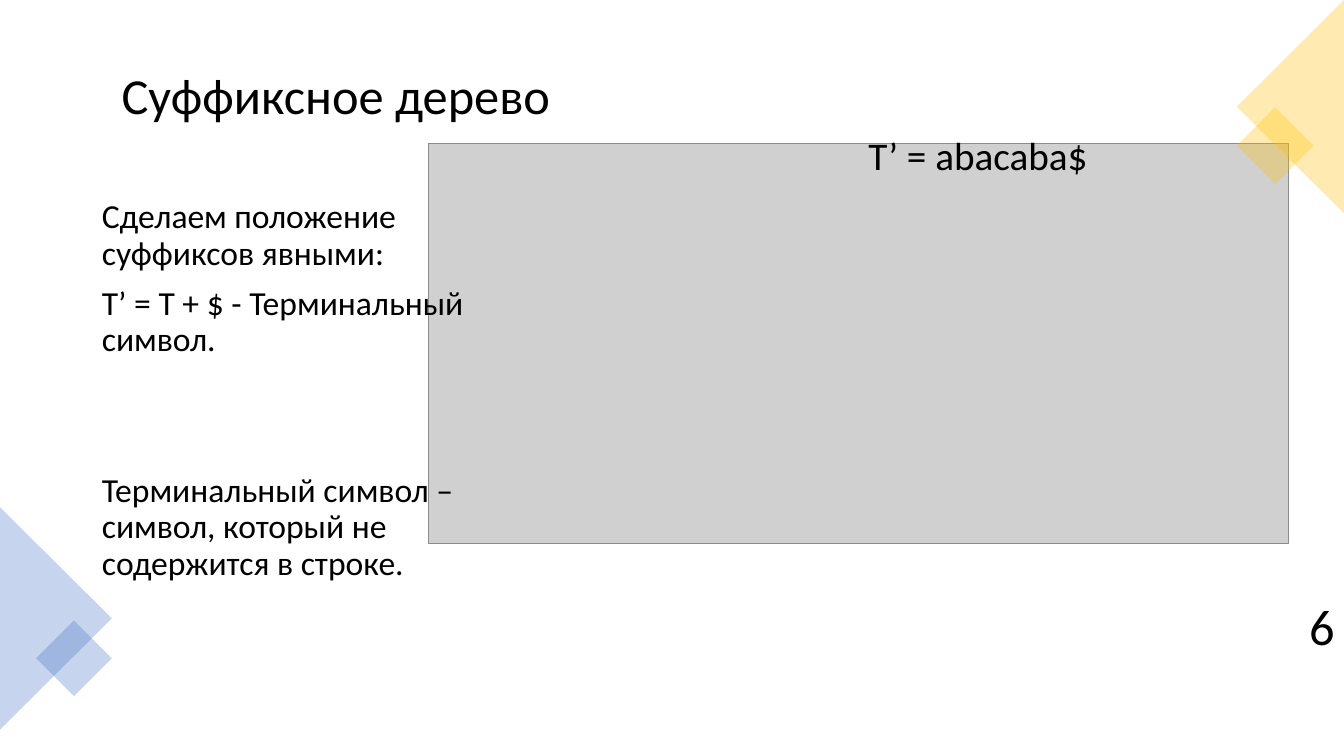
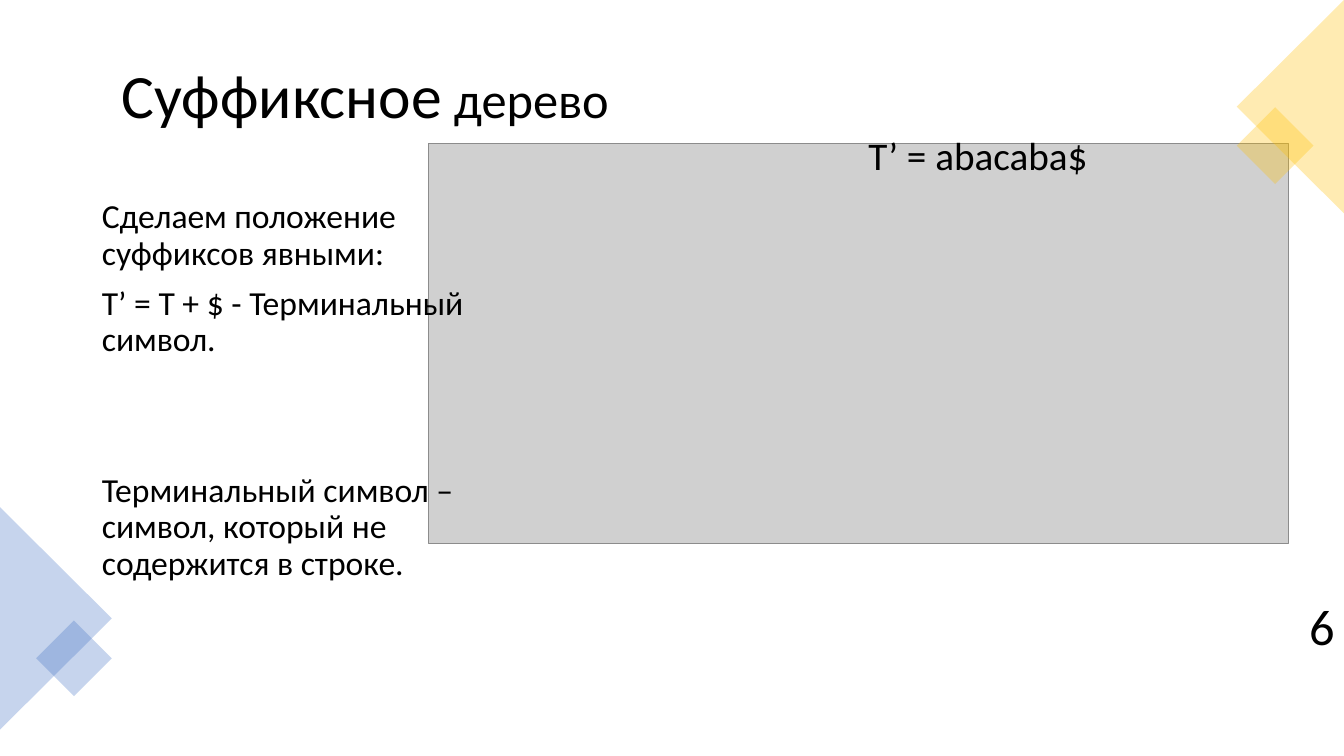
Before and after one commit to Pompon-Den/Suff-Tree-Algorithm-Ykkonen, a slide deck: slide 7 of Algorithm Ykkonena.pptx. Drawn at 1344x756 pixels with LibreOffice and Linux fonts; fonts in the diff are those of the drawing; grey boxes stand for pictures; background and template pictures are left out. Boxes give left, top, right and bottom in pixels: in the first picture for what was removed or moved away, otherwise in the second. Text is boxed around its words. In the diff, an @@ line names an element or a change of style, - is before the commit and + after.

```diff
--- a/Algorithm Ykkonena.pptx
+++ b/Algorithm Ykkonena.pptx
@@ title "Суффиксное дерево" at box(122, 76, 609, 128): size 36 to 44 pt in "Суффиксное" @@
```
Also in this commit, not shown: 7 other slides changed, 4 slides added, 1 slide removed, 3 other files.
